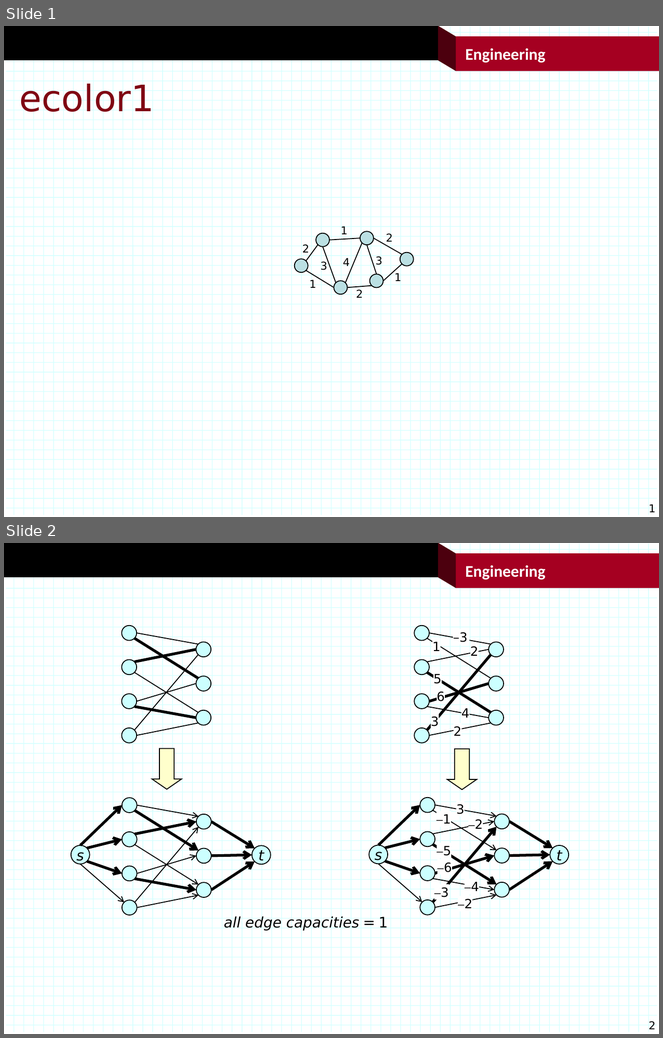
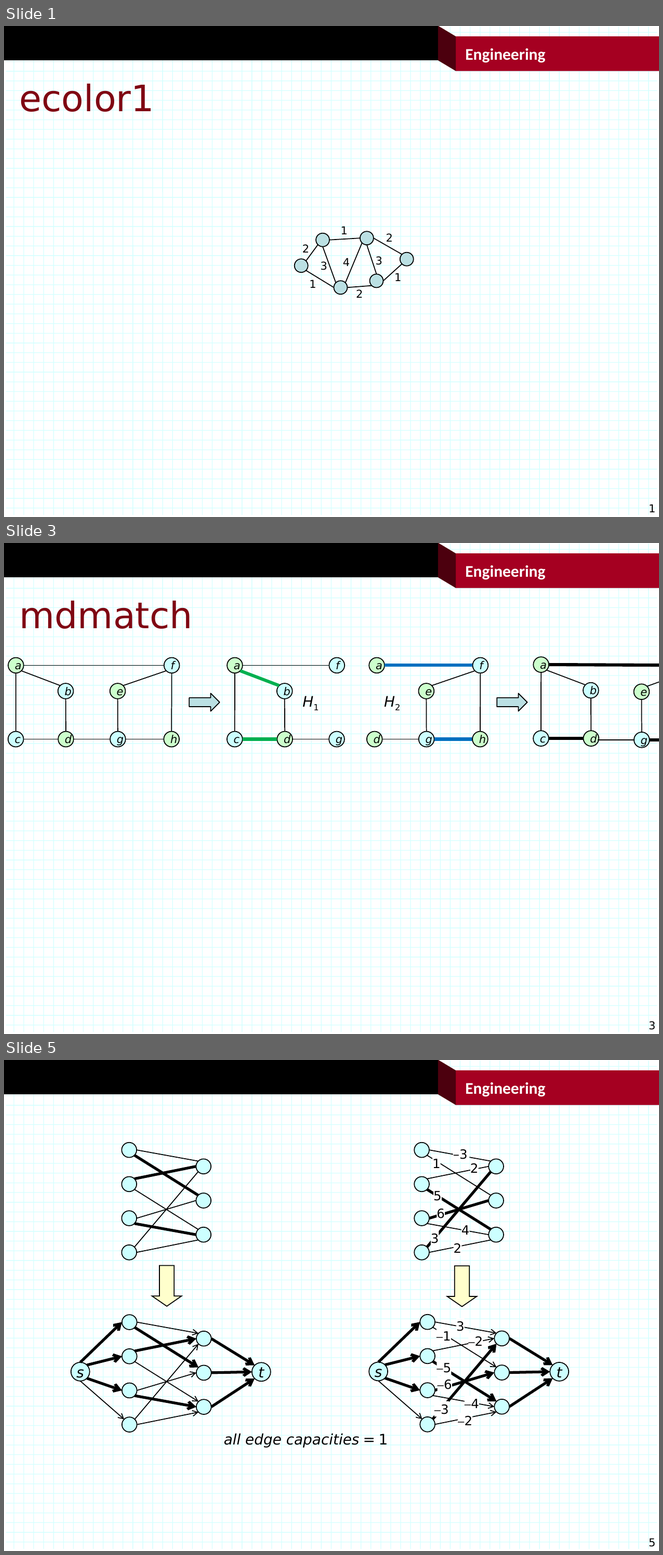
Before and after one commit to jonturner53/gads, a slide deck: graphAlgorithms/ecolor/figs.pptx. Shown one above the other, each under a label of ours: slides 1 and 2 before the commit, slides 1, 3 and 5 after it; the slides between them are not shown. The pictures are 663x1038 and 663x1555 pixels, drawn with LibreOffice and Linux fonts; fonts in the diff are those of the drawing; background and template pictures are left out. Boxes give left, top, right and bottom in pixels: in the first picture for what was removed or moved away, otherwise in the second. Text is boxed around its words. In the diff, an @@ line names an element or a change of style, - is before the commit and + after.

```diff
--- a/graphAlgorithms/ecolor/figs.pptx
+++ b/graphAlgorithms/ecolor/figs.pptx
@@ slide 3 added at (x1=4, y1=543, x2=659, y2=1034), background #FFFFFF; not listed: 122 template elements that a slide beside it also shows @@
@@ title added at (x1=19, y1=599, x2=193, y2=636), 40 pt, text #7F0813 @@
+mdmatch
@@ group added at (x1=8, y1=657, x2=659, y2=748): 31 lines, 26 ellipses, 2 right arrows, 2 texts @@
+b
+c
+f
+a
+g
+d
+e
+h
+b
+c
+a
+d
+g
+e
+b
+c
+f
+a
+g
+d
+f
+a
+g
+d
+e
+h
+H1
+H2
@@ what was slide 2 is now slide 5 @@
@@ page number at (x1=649, y1=1538, x2=656, y2=1547): text changed @@
-2
+5
```
Also in this commit, not shown: 2 other slides added, 1 other file.
